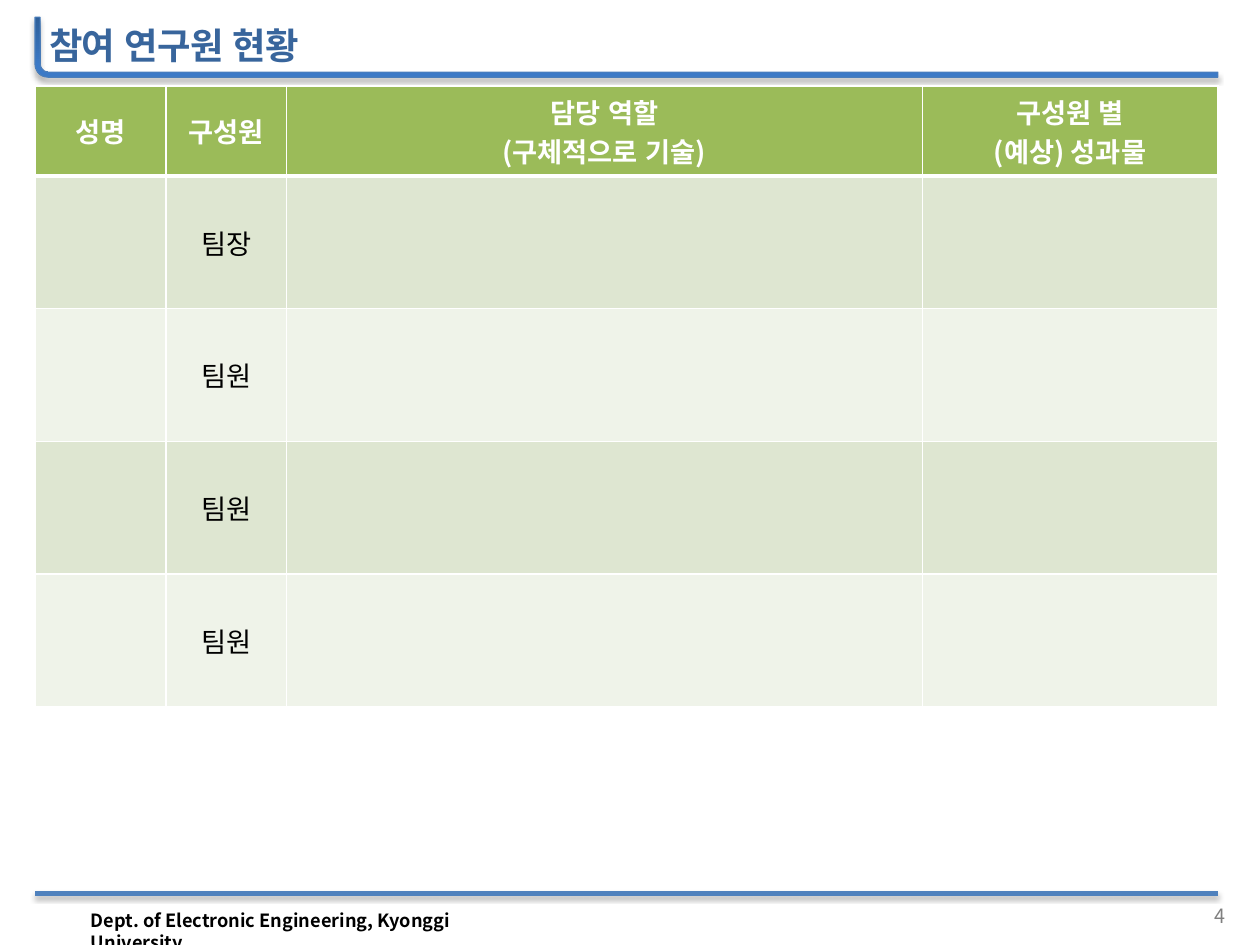
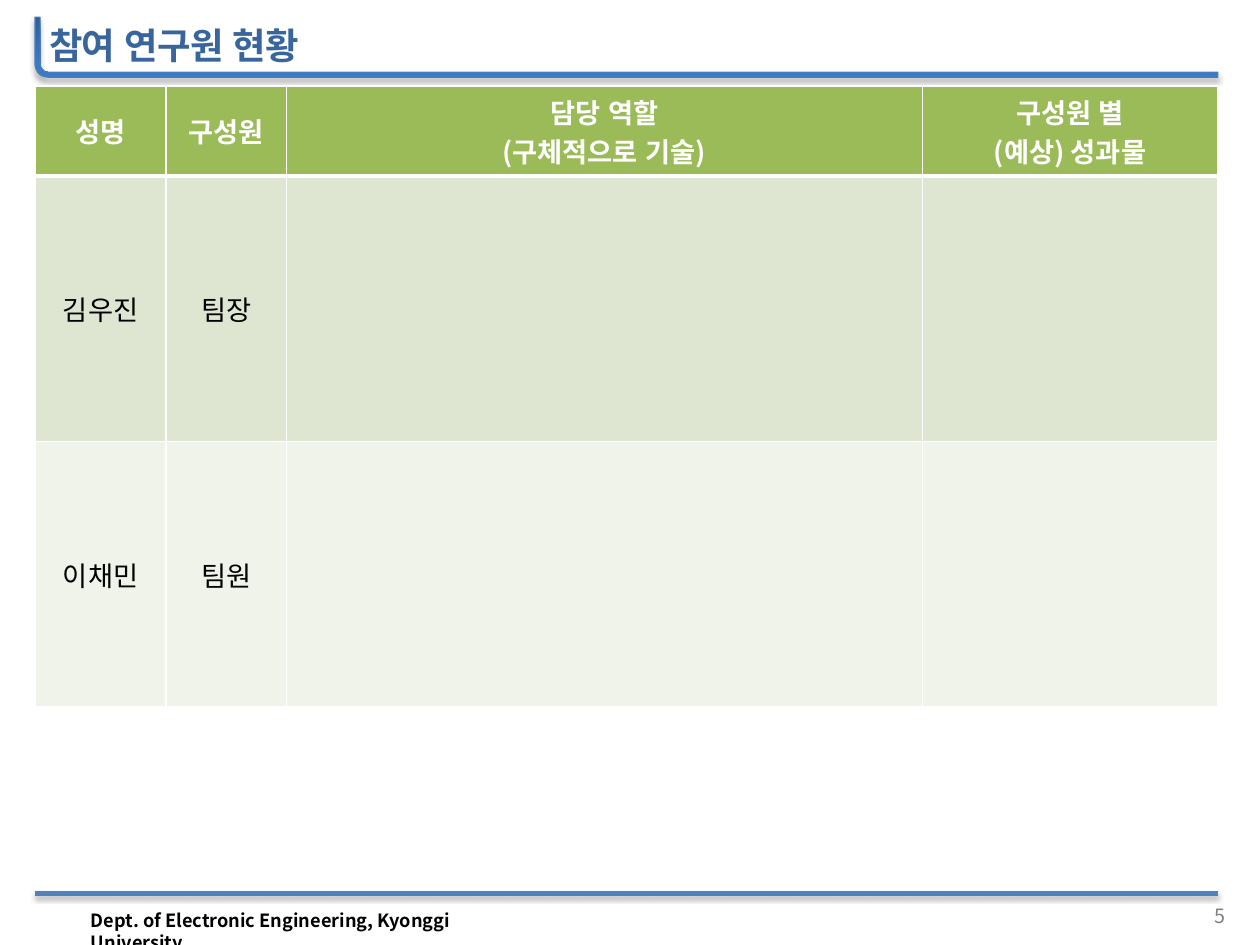
Before and after one commit to woojin1027/THE-FACO, a slide deck: slide 6 of 공학설계 자료/공학설계_중간보고_발표자료(양식).pptx (slide 5 before the commit). Drawn at 1260x945 pixels with LibreOffice and Linux fonts; fonts in the diff are those of the drawing; background and template pictures are left out. Boxes give left, top, right and bottom in pixels: in the first picture for what was removed or moved away, otherwise in the second. Text is boxed around its words. In the diff, an @@ line names an element or a change of style, - is before the commit and + after.

```diff
--- a/공학설계 자료/공학설계_중간보고_발표자료(양식).pptx
+++ b/공학설계 자료/공학설계_중간보고_발표자료(양식).pptx
@@ table at [35,86,1217,704] @@
-row 2:  | 팀장 |  | 
-row 3:  | 팀원 |  | 
-row 4:  | 팀원 |  | 
-row 5:  | 팀원 |  | 
+row 2: 김우진 | 팀장 |  | 
+row 3: 이채민 | 팀원 |  | 
@@ page number at [1214,908,1225,923]: text changed @@
-4
+5
```
Also in this commit, not shown: 4 other slides changed, 1 slide added, 1 other file.
